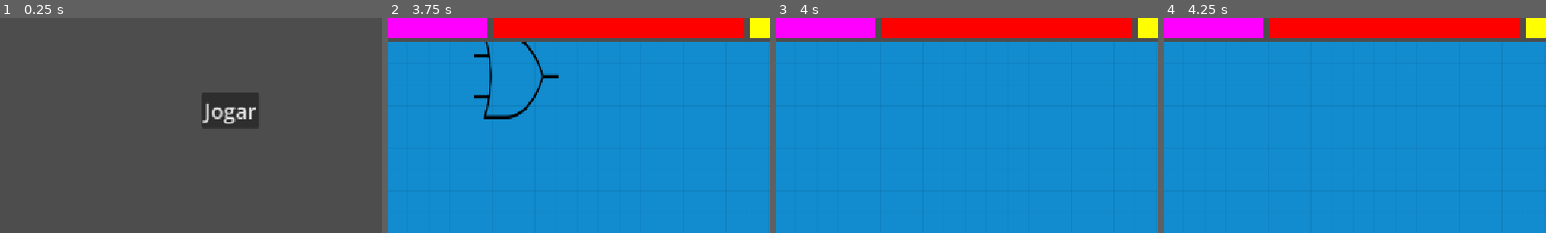
Above: before the commit, frames 1-4 (left to right).
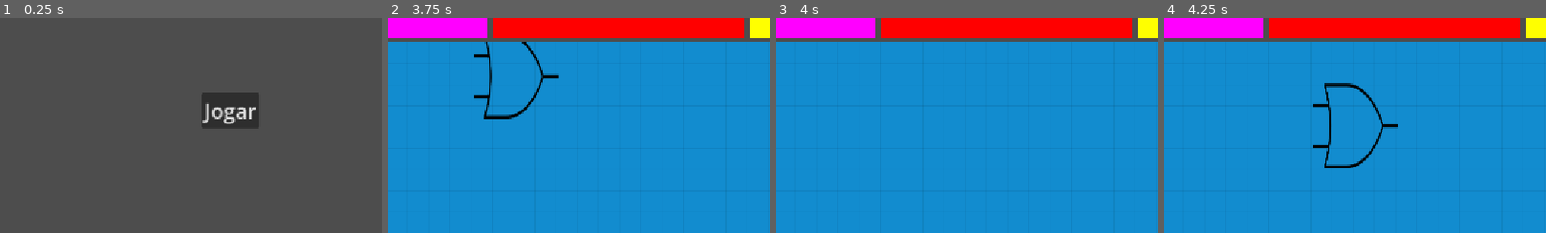
Above: after the commit, the same moments.

Repository: Thalesvpin/Logicgate-Mecha-Arm
Game: Godot game, scene res://scenes/menus/main_menu.tscn
Two runs of this game, one before a commit and one after it. Both use one fixed random seed, a clock stepped at 60 frames per second and the inputs below. The engine's default icon, where the game draws it, is replaced by a stand-in: a white triangle on a blue panel in a dark square.
Inputs (mouse positions are % of the whole screen's width and height, from its top left):
- Up to frame 1 (0.25 s): no input
- Up to frame 2 (3.75 s): click "Jogar" at 0.5 s; tap Enter at 1.25 s; drag from (8, 62) to (60, 28) at 1.27 s; drag from (8, 83) to (45, 70) at 2.02 s; move the mouse to (45, 70) at 2.77 s; hold T (test) 2.78-3.5 s; click (45, 70) at 2.92 s; tap Space at 3.5 s; drag from (45, 70) to (20, 35) at 3.52 s
- Up to frame 3 (4 s): no input
- Up to frame 4 (4.25 s): no input
The pictures show only the part of the screen within x 20-70%, y 45-95%; the shares and areas given below are measured in that part.

Frames 1-3 are identical in both runs. In frame 4, 1.1% of the frame differs, in the area x 39-62%, y 30-70%.
Error in both runs: Trying to assign value of type 'Marker2D' to a variable of type 'Area2D'. (res://scripts/circuit_gate.gd:7)

Commit message:
.

Diff:
--- a/scenes/sections/circuit_editor.tscn
+++ b/scenes/sections/circuit_editor.tscn
@@ -48,6 +48,10 @@
 
 [node name="DragLayer" type="Node2D" parent="SubViewportContainer/SubViewport/Sandbox" unique_id=1505791159]
 
+[node name="InputsLayer" type="Node2D" parent="SubViewportContainer/SubViewport/Sandbox" unique_id=1794198084]
+
+[node name="OutputsLayer" type="Node2D" parent="SubViewportContainer/SubViewport/Sandbox" unique_id=1776893234]
+
 [node name="CircuitCamera" type="Camera2D" parent="SubViewportContainer/SubViewport/Sandbox" unique_id=795285407]
 anchor_mode = 0
 script = ExtResource("1_n5154")
--- a/scripts/circuit_gate.gd
+++ b/scripts/circuit_gate.gd
@@ -7,6 +7,13 @@
 @onready var output: Area2D = $Output
 
 var dragging := false
+##Stores the last dropped position inside sandbox
+var last_position: Vector2
+##Inputs and output array
+var connectors: Array
+var input_nodes: Array
+##Signals beign inputed in top-down order
+var input_values: Array
 
 func _ready() -> void:
 	map_pins()
@@ -20,7 +27,6 @@
 		if event.button_index == MOUSE_BUTTON_LEFT:
 			if is_topmost_gate_at(get_global_mouse_position()):
 				DragManager.drag(self)
-
 
 func is_topmost_gate_at(point: Vector2) -> bool:
 	var params := PhysicsPointQueryParameters2D.new()
@@ -46,10 +52,60 @@
 	print('z-index: ', sibling_idx)
 	return node.z_index * 100000 + sibling_idx
 
-var connectors: Array
 func map_pins():
 	for child in v_box_container.get_children():
 		if child.name == "Spacing":
 			continue
 		connectors.append(child.get_child(0))
+	input_nodes = connectors
 	connectors.append(output)
+
+func calculate_output() -> bool:
+	for inp in input_nodes:
+		if inp.connected_gate != null:
+			input_values.append(inp.connected_gate.calculate_output())
+		else:
+			input_values.append(null)
+
+	var null_free_array = input_values.filter(func(element): return element != null)
+	match type.to_upper():
+		"AND":
+			for i in null_free_array:
+				if !i:
+					return false
+			return true
+		"OR":
+			for i in null_free_array:
+				if i:
+					return true
+			return false
+		"NOT":
+			return !null_free_array[0]
+		"NAND":
+			for i in null_free_array:
+				if !i:
+					return true
+			return false
+		"NOR":
+			for i in null_free_array:
+				if i:
+					return false
+			return true
+		"XOR":
+			var count = 0
+
+			for i in null_free_array:
+				if i:
+					count += 1
+
+			#abordagem exatamente 1
+			if count > 1:
+				return false
+			return true
+
+			#abordagem impar
+			return count % 2 == 1
+		"XNOR":
+			pass
+
+	return false
--- a/scripts/drag_manager.gd
+++ b/scripts/drag_manager.gd
@@ -16,9 +16,11 @@
 
 func drop(cursor_in: bool):
 	Global.circuit_editor.drag_layer.remove_child(original_node)
-	if cursor_in:
-		Global.circuit_editor.gate_layer.add_child(original_node)
-	else:
-		original_node.queue_free()
+	if !cursor_in:
+		if original_node.last_position:
+			original_node.position = original_node.last_position
+		else:
+			original_node.queue_free()
+	Global.circuit_editor.gate_layer.add_child(original_node)
 	dragging = false
 	original_node = null
--- a/scripts/input.gd
+++ b/scripts/input.gd
@@ -3,6 +3,8 @@
 var sprite: Sprite2D
 var collision: CollisionShape2D
 var type: String = "input"
+var connected_gate: Area2D = null
+var input_value: bool
 
 signal clicked(pin)
 
--- a/scripts/sandbox.gd
+++ b/scripts/sandbox.gd
@@ -30,23 +30,26 @@
 var point_a = null
 var point_b = null
 func trace_line(point):
-	print('recieved')
-	if point_a == null:
-		print('Point A set')
+	if point.type.to_lower() == "output":
 		point_a = point
-	elif point_b == null:
-		print('Point B set')
+	if point.type.to_lower() == "input":
 		point_b = point
 
 	if point_a && point_b:
-		print('Line drawn')
-		var _line = line.instantiate()
-		_line.point_a = point_a
-		_line.point_b = point_b
-		wire_layer.add_child(_line)
+		if point_a.owner != point_b.owner:
+			print('Line drawn')
+			var _line = line.instantiate()
+			_line.point_a = point_a
+			_line.point_b = point_b
+			wire_layer.add_child(_line)
 
-		point_a = null
-		point_b = null
+			point_a = null
+			point_b = null
+		else:
+			if point == point_a:
+				point_a = null
+			if point == point_b:
+				point_b = null
 
 func _on_area_2d_mouse_entered() -> void:
 	cursor_in = true
@@ -55,6 +58,7 @@
 	cursor_in = false
 
 func _on_gate_layer_child_entered_tree(node: Node) -> void:
+	node.last_position = node.global_position
 	for connector in node.connectors:
 		print('connected')
 		connector.clicked.connect(trace_line)
